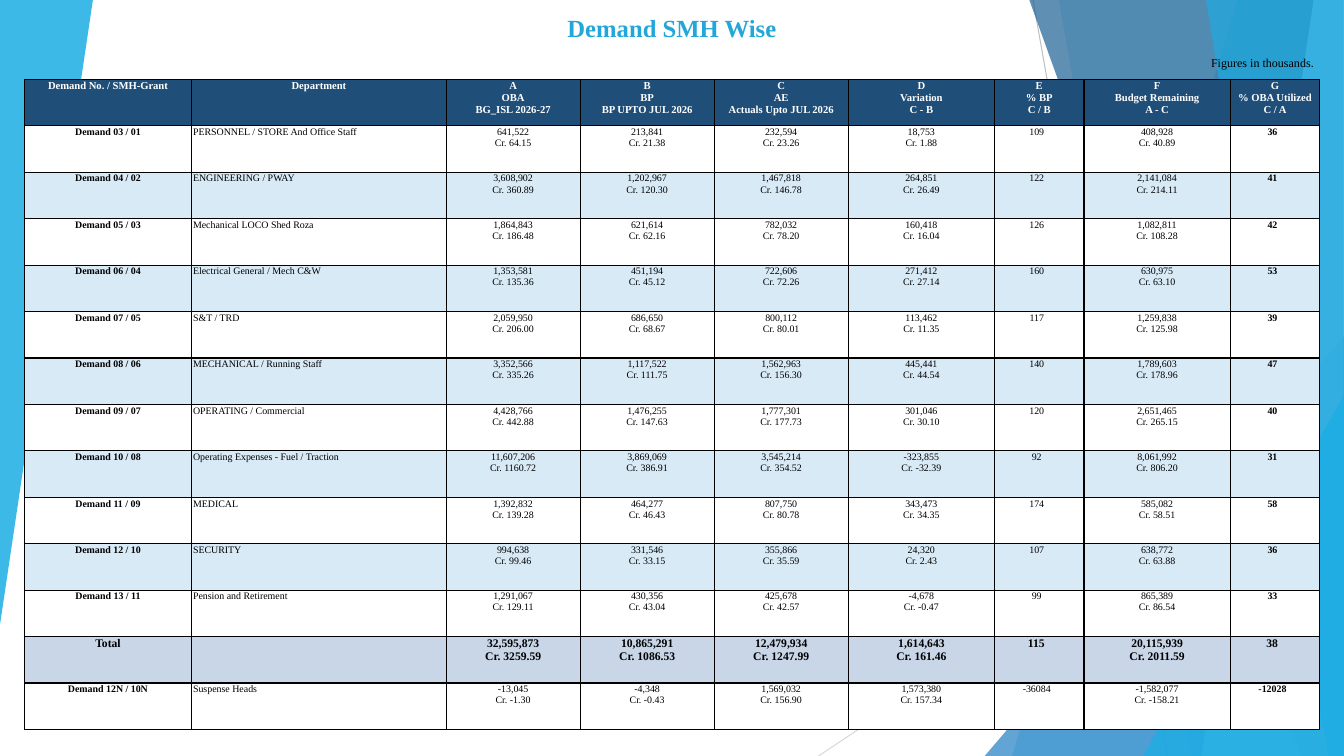
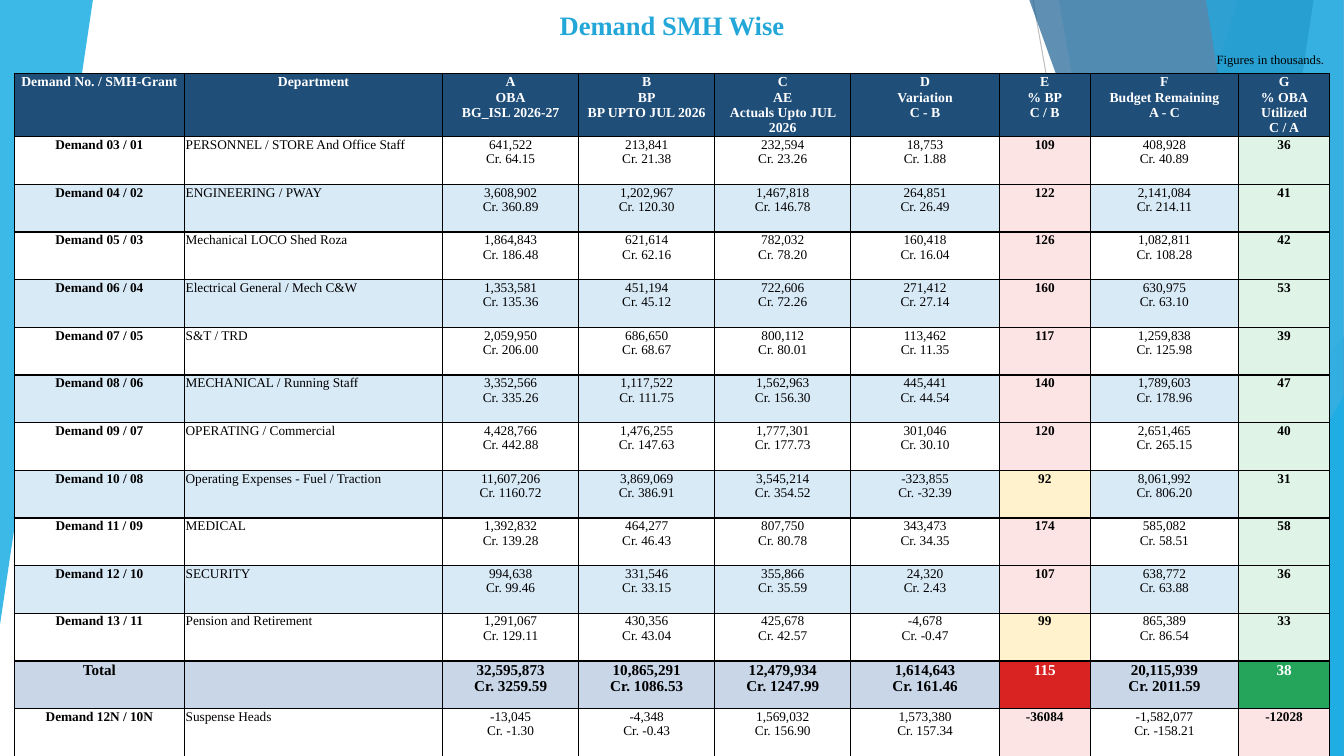
Before and after one commit to girishtiwari007/MB-BUDGET, a slide deck: slide 2 of exports/Moradabad_Division_DRM_Budget_FR_Analysis.pptx. Drawn at 1344x756 pixels with LibreOffice and Linux fonts; fonts in the diff are those of the drawing. Boxes give left, top, right and bottom in pixels: in the first picture for what was removed or moved away, otherwise in the second. Text is boxed around its words. In the diff, an @@ line names an element or a change of style, - is before the commit and + after.

```diff
--- a/exports/Moradabad_Division_DRM_Budget_FR_Analysis.pptx
+++ b/exports/Moradabad_Division_DRM_Budget_FR_Analysis.pptx
@@ text "Demand SMH Wise": place and size @@
-text "Demand SMH Wise" at (567,20,777,38)
+text "Demand SMH Wise" at (560,16,785,36)
@@ text "Demand SMH Wise" at (560,16,785,36): size 17.6 to 19 pt @@
@@ text "Figures in thousands." at (1217,55,1325,67): size 8.6 to 9 pt @@
@@ table at (14,74,1329,742) @@
@@ fill #FFFFFF to #FCE4E4 in 7 cells @@
@@ fill #FFFFFF to #DFF3E7 in 6 cells @@
@@ fill #D9EAF7 to #FCE4E4 in 4 cells @@
@@ fill #D9EAF7 to #DFF3E7 in 5 cells @@
@@ fill #D9EAF7 to #FFF2CC in row 9, column 7 @@
@@ fill #FFFFFF to #FFF2CC in row 12, column 7 @@
@@ fill #C8D6E8 to #D92323 in row 13, column 7 @@
@@ fill #C8D6E8 to #25A55B in row 13, column 9 @@
@@ size 7.6 to 9.8 pt in "Demand No. / SMH-Grant", "Department", "A OBA BG_ISL 2026-27", "B BP BP UPTO JUL 2026" and 5 more places @@
@@ size 7.1 to 9.5 pt in "Demand 03 / 01", "PERSONNEL / STORE And Office Staff", "641,522 Cr. 64.15", "213,841 Cr. 21.38" and 104 more places @@
@@ bold on in "109", "122", "126", "160" and 8 more places @@
@@ size 8.3 to 10.8 pt in "Total", "32,595,873 Cr. 3259.59", "10,865,291 Cr. 1086.53", "12,479,934 Cr. 1247.99" and 4 more places @@
@@ text colour #000000 to #FFFFFF in "115", "38" @@
@@ table: place and size @@
-table at (24,80,1320,730)
+table at (14,74,1329,742)
```
Also in this commit, not shown: 5 other slides changed, 1 slide removed, 5 other files.
